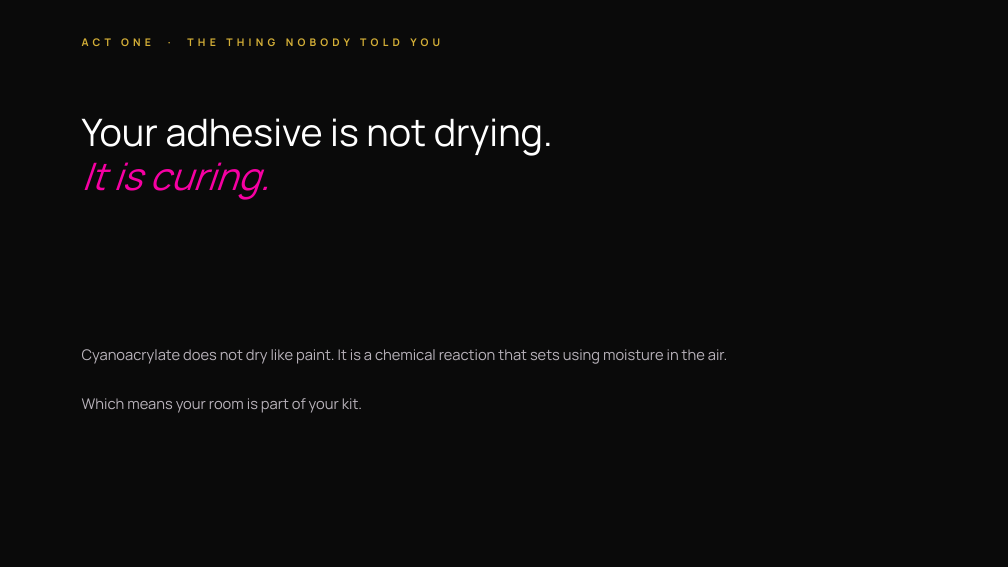
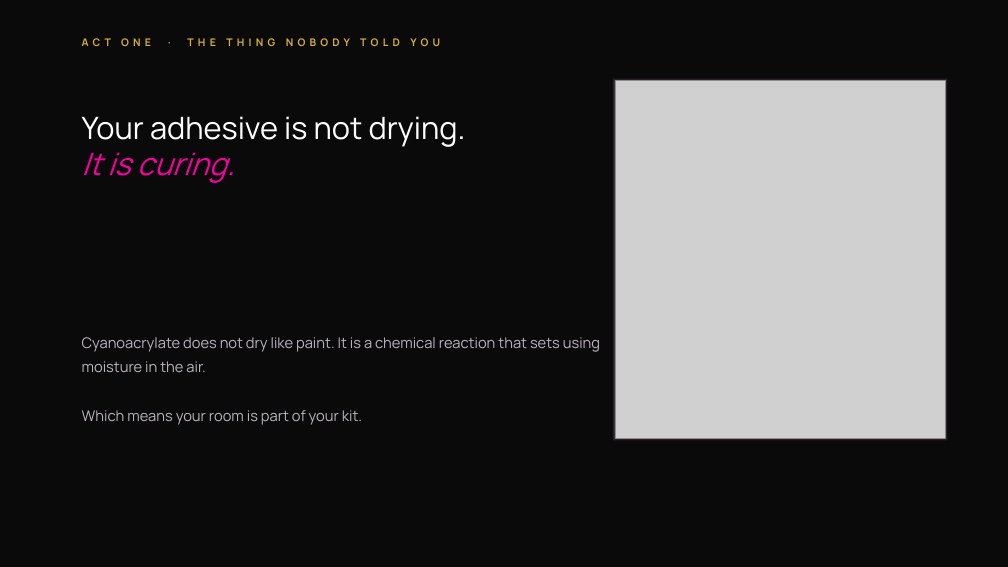
Before and after one commit to destynibeauty-creator/RLU-OFFER, a slide deck: slide 12 of slides/The-Retention-Room.pptx (slide 8 before the commit). Drawn at 1008x567 pixels with LibreOffice and Linux fonts; fonts in the diff are those of the drawing; grey boxes stand for pictures. Boxes give left, top, right and bottom in pixels: in the first picture for what was removed or moved away, otherwise in the second. Text is boxed around its words. In the diff, an @@ line names an element or a change of style, - is before the commit and + after.

```diff
--- a/slides/The-Retention-Room.pptx
+++ b/slides/The-Retention-Room.pptx
@@ rectangle added at [613, 79, 948, 440], fill #262026 @@
@@ picture added at [615, 81, 946, 438] @@
@@ text "Your adhesive is not drying. ..." at [82, 116, 466, 183]: size 54 to 44 pt; line spacing 63.7pt to 51.9pt @@
@@ text "Cyanoacrylate does not dry like ..." rewrapped from [82, 349, 727, 413] to [82, 337, 600, 425] @@
```
Also in this commit, not shown: 18 other slides changed, 7 slides added, 1 slide removed, 26 other files.
